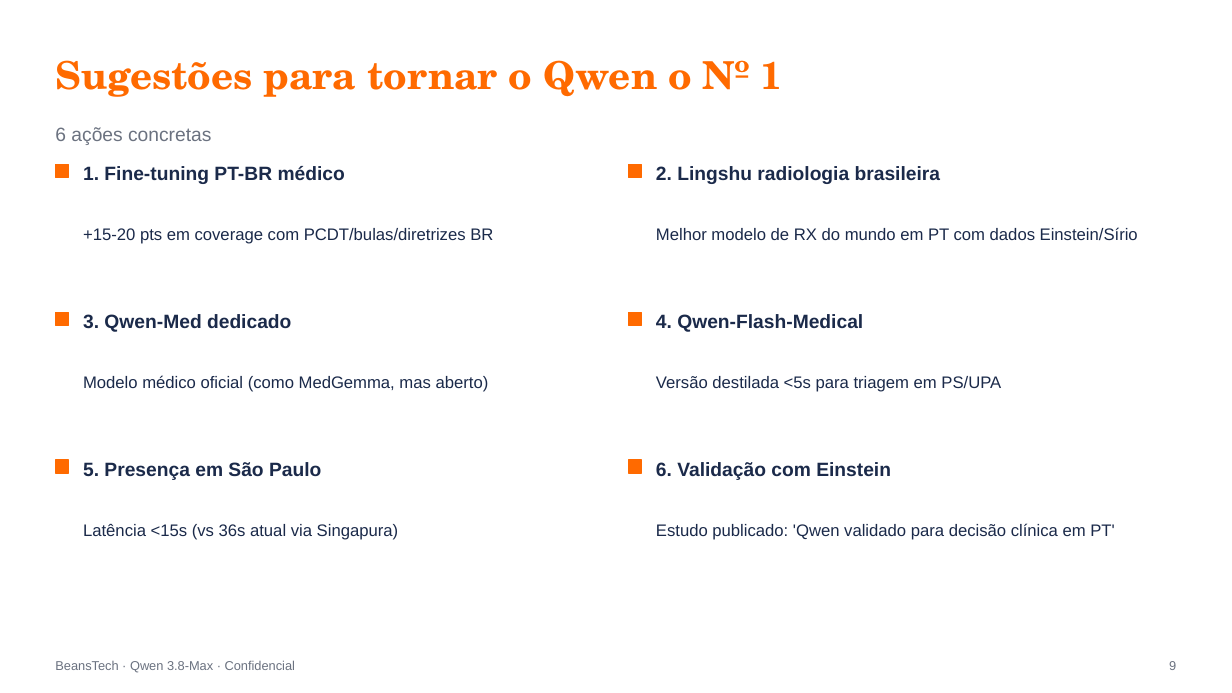
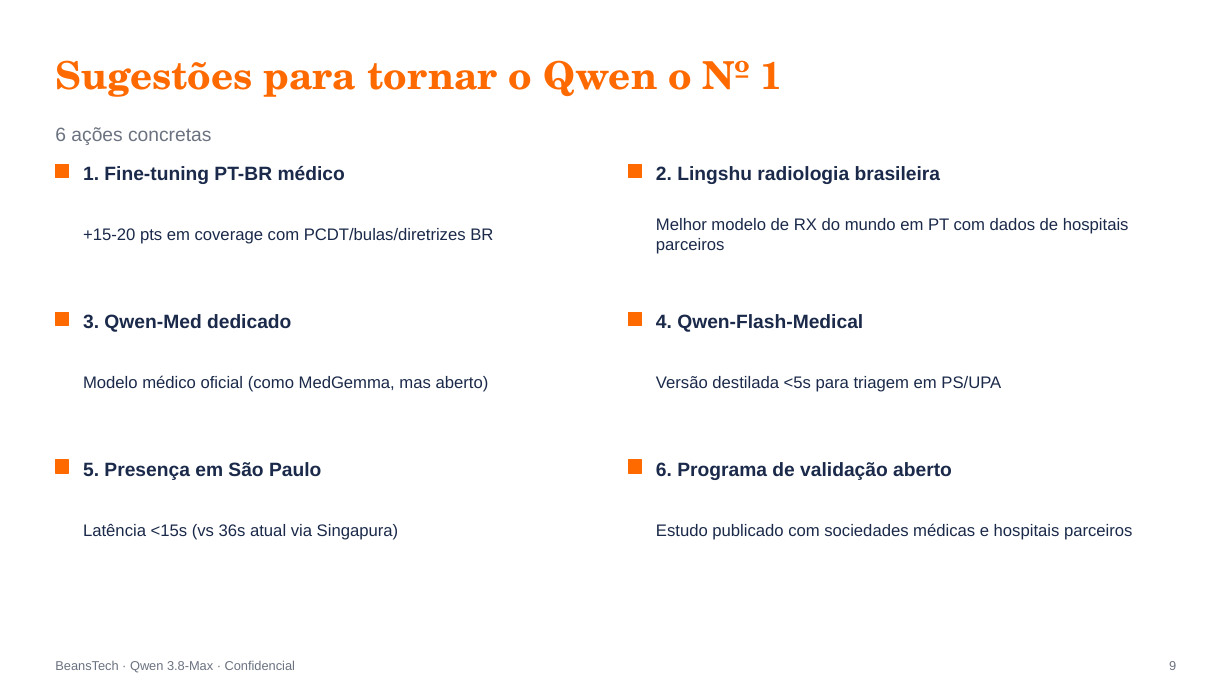
Before and after one commit to beanstechhub/healthtech-infra, a slide deck: slide 9 of apresentacoes/Qwen_Medicina_Eric_PT.pptx. Drawn at 1232x693 pixels with LibreOffice and Linux fonts; fonts in the diff are those of the drawing. Boxes give left, top, right and bottom in pixels: in the first picture for what was removed or moved away, otherwise in the second. Text is boxed around its words. In the diff, an @@ line names an element or a change of style, - is before the commit and + after.

Commit message:
Slides corrigidos: áreas vazias preenchidas (Einstein 5/8, Qwen 3/4/8, Benchmark 3/5/6); 'Validação Einstein' removida do Qwen (0 menções)

```diff
--- a/apresentacoes/Qwen_Medicina_Eric_PT.pptx
+++ b/apresentacoes/Qwen_Medicina_Eric_PT.pptx
@@ text at [656,218,1129,254]: text changed @@
-Melhor modelo de RX do mundo em PT com dados Einstein/Sírio
+Melhor modelo de RX do mundo em PT com dados de hospitais parceiros
@@ text at [656,462,952,480]: text changed @@
-6. Validação com Einstein
+6. Programa de validação aberto
@@ text at [656,523,1132,540]: text changed @@
-Estudo publicado: 'Qwen validado para decisão clínica em PT'
+Estudo publicado com sociedades médicas e hospitais parceiros
```
Also in this commit, not shown: 4 other slides changed, 7 other files.
